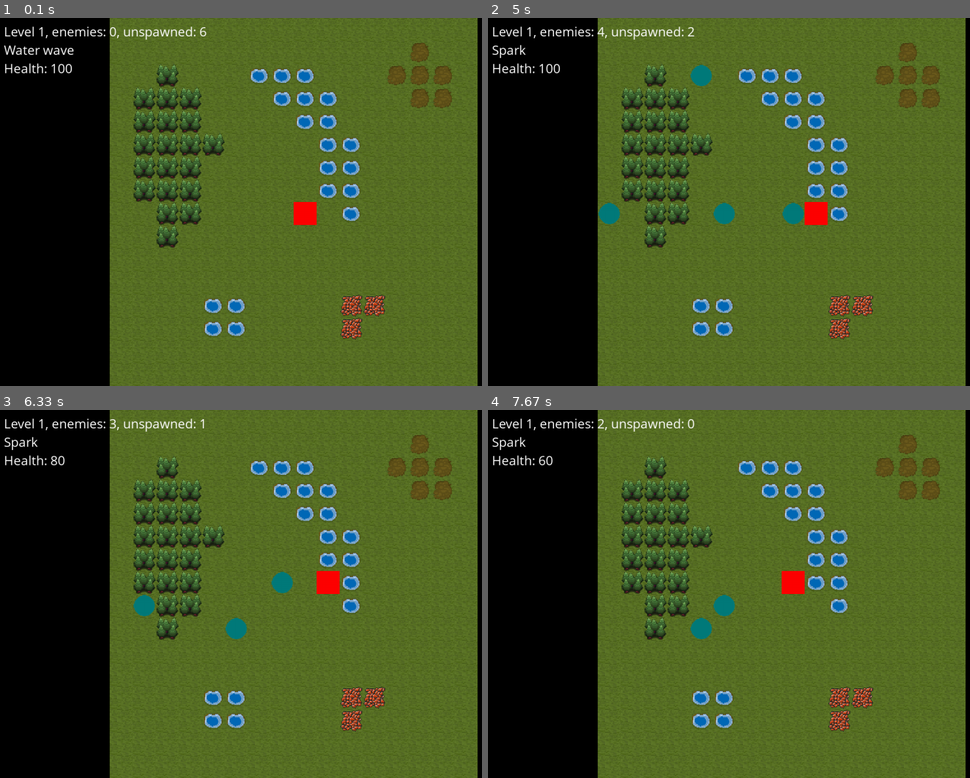
Above: before the commit, frames 1-4 (two rows, left to right).
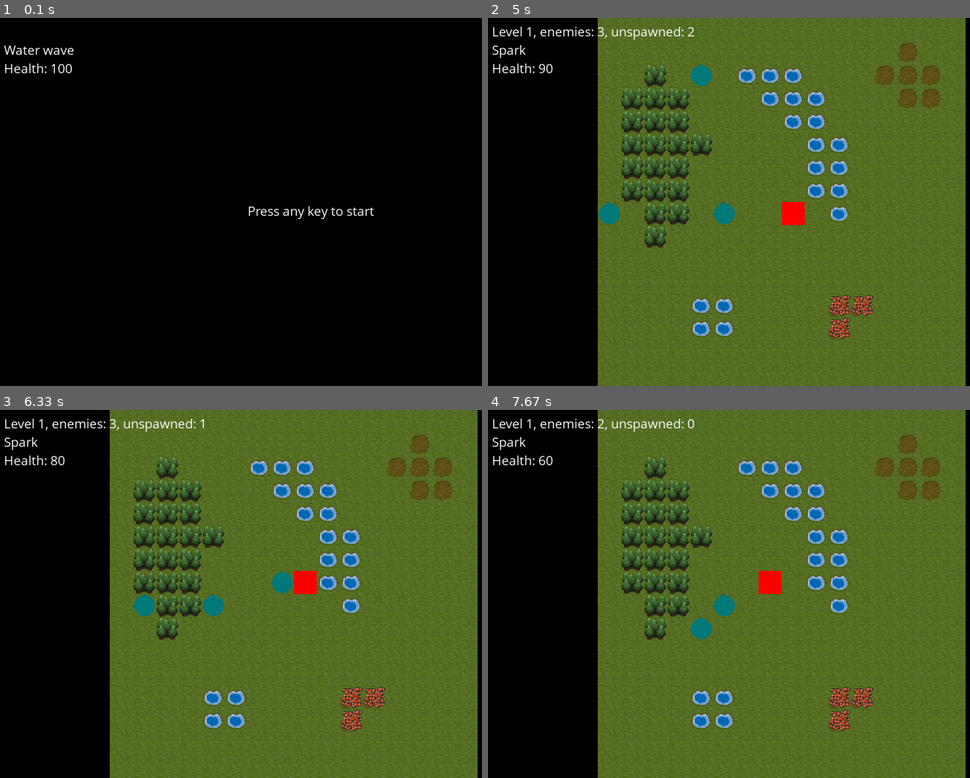
Above: after the commit, the same moments.

Repository: mytinycloud/90D-pygame-scaffold
Game: pygame game, started from main.py
Same seed, same stepped clock (60 frames per second), same inputs: the game is played once before the commit and once after it.
Inputs (mouse positions are in pixels of both pictures, inside the frame that each line leads up to):
- Up to frame 1 (0.1 s): no input
- Up to frame 2 (5 s): hold D 0.33-0.8 s; move the mouse to (757, 216) at 0.37 s; hold W 0.83-1.13 s; hold D 1.17-1.63 s; hold A 1.67-2.2 s; hold S 2.23-2.53 s; hold A 2.57-2.97 s; hold W 3-3.37 s; tap Space at 3.07, 3.47, 3.77, 4.13, 4.53, 4.83 s; hold D 3.4-4.03 s; tap 2 at 3.55 s; hold S 4.07-4.43 s; tap 3 at 4.22 s; hold A 4.47-4.93 s; hold D from 4.97 s (still down)
- Up to frame 3 (6.33 s): tap Space at 5.03, 5.33, 5.53, 5.87, 6.17 s; tap 2 at 5.12 s; release D at 5.43 s; hold W 5.47-5.77 s; tap 3 at 5.62 s; hold D 5.8-6.27 s; hold A from 6.3 s (still down)
- Up to frame 4 (7.67 s): tap Space at 6.37, 6.67, 6.93, 7.27, 7.57 s; tap 2 at 6.45 s; release A at 6.83 s; hold S 6.87-7.17 s; tap 3 at 7.02 s; hold A 7.2-7.6 s; hold W from 7.63 s (still down)

The runs differ from the first frame. In frame 1, 77% of the frame differs, in the area x 0-100%, y 0-100%; in frame 2, 0.7%; in frame 3, 1.0%; in frame 4, 0.6%.

Commit message:
Create game state management

Diff:
--- a/main.py
+++ b/main.py
@@ -12,7 +12,7 @@
 # Note, systems will be run in the order they are mounted
 systems.time.mount_time_system(group, window.clock)
 systems.turn.mount_turn_system(group)
-systems.levels.mount_level_system(group)
+systems.levels.mount_level_system(group, window.surface)
 systems.collision.mount_collision_system(group)
 systems.controls.mount_control_system(group)
 systems.player.mount_player_system(group)
@@ -21,7 +21,6 @@
 systems.effect.mount_effect_system(group)
 systems.motion.mount_motion_system(group)
 systems.health.mount_health_system(group)
-# systems.testing.mount_testing_system(group)
 systems.sprites.mount_sprite_system(group, window.surface)
 systems.ui.mount_ui_system(group)
 
--- a/systems/levels.py
+++ b/systems/levels.py
@@ -1,10 +1,12 @@
 import random
-from pygame import Rect, Vector2
+from pygame import Rect, Surface, Vector2
 from engine.ecs import Entity, EntityGroup, enumerate_component, factory
+from systems.controls import ControlComponent
 from systems.enemy import create_enemy
 from systems.motion import Direction, MotionComponent
+from systems.sprites import CameraComponent
 from systems.tilemap import TilemapComponent
-from systems.turn import TurnComponent
+from systems.turn import TURN_PLAYER, TurnComponent
 from systems.ui import UIComponent
 from systems.utils import round_vector
 
@@ -73,7 +75,20 @@
     last_spawned_turn: int = 0
     area: Rect = None
 
+@enumerate_component('game')
+class GameComponent:
+    STATE_START_SCREEN = 0
+    STATE_PLAYING = 1
+    STATE_GAME_OVER = 2
+    STATE_WIN = 3
+
+    state: int = 0
+
 def level_progression_system(group: EntityGroup):
+    game: GameComponent = group.query_singleton('game').game
+    if game.state != game.STATE_PLAYING:
+        return
+
     enemy_entities = group.query('enemy')
     spawn_entities = group.query('spawn')
     level_entity = group.query_singleton('level', 'ui')
@@ -123,8 +138,44 @@
         enemy.motion.position = Vector2(random_spawn)
         group.add(enemy)
 
+def game_state_system(group: EntityGroup):
+    game_entity = group.query_singleton('game', 'ui')
+    game: GameComponent = game_entity.game
+    controls: ControlComponent = group.query_singleton('controls').controls
 
-def mount_level_system(group: EntityGroup):
+    if game.state == game.STATE_START_SCREEN:
+        if len(controls.actions) > 0:
+            game.state = game.STATE_PLAYING
+            game_entity.ui.text = ''
+
+    elif game.state == game.STATE_GAME_OVER:
+        camera: CameraComponent = group.query_singleton('camera').camera
+        camera_surface = camera.surface
+
+        game_over = Entity('game_over')
+        game_over.ui = UIComponent(text='Game Over')
+        game_over.motion = MotionComponent(position=camera_surface.get_rect().center - Vector2(50, 0))
+        group.add(game_over)
+
+
+    elif game.state == game.STATE_WIN:
+        camera: CameraComponent = group.query_singleton('camera').camera
+        camera_surface = camera.surface
+
+        game_over = Entity('you_win')
+        game_over.ui = UIComponent(text='You win!')
+        game_over.motion = MotionComponent(position=camera_surface.get_rect().center - Vector2(50, 0))
+        group.add(game_over)
+
+
+def mount_level_system(group: EntityGroup, surface: Surface):
+    game_entity = Entity('game')
+    game_entity.game = GameComponent()
+    game_entity.motion = MotionComponent(position=surface.get_rect().center - Vector2(100, 0))
+    game_entity.ui = UIComponent(text='Press any key to start')
+
+    group.add(game_entity)
+
     level_entity = Entity('levels')
     level_entity.level = LevelComponent(levels=LEVELS)
     level_entity.ui = UIComponent(text='')
@@ -132,5 +183,6 @@
 
     group.add(level_entity)
 
+    group.mount_system(game_state_system)
     group.mount_system(level_progression_system)
     group.mount_system(spawn_enemy_system)
--- a/systems/player.py
+++ b/systems/player.py
@@ -42,8 +42,13 @@
 
     health_bar.ui.text = "Health: " + str(player.health.health)
 
-    if t.state != turn.TURN_PLAYER or not player.health.is_alive:
+    if t.state != turn.TURN_PLAYER:
         # Nothing we can do
+        return
+
+    if not player.health.is_alive:
+        game: GameComponent = group.query_singleton('game').game
+        game.state = game.STATE_GAME_OVER
         return
 
     controls: ControlComponent = group.query_singleton('controls').controls
--- a/systems/sprites.py
+++ b/systems/sprites.py
@@ -102,9 +102,12 @@
     camera_motion: MotionComponent = camera_entity.motion
     camera: CameraComponent = camera_entity.camera
     tilemap: TilemapComponent = group.query_singleton('tilemap').tilemap
+    if not tilemap:
+        return
+
     camera_motion.position = tilemap.bounds.topleft + (Vector2(tilemap.bounds.width) - Vector2(1)) / 2
     scale_size = min(camera.surface.get_width(), camera.surface.get_height())
-    camera.scale = scale_size / tilemap.bounds.width
+    camera.scale = scale_size if tilemap.bounds.width == 0 else scale_size / tilemap.bounds.width
 
 
 
